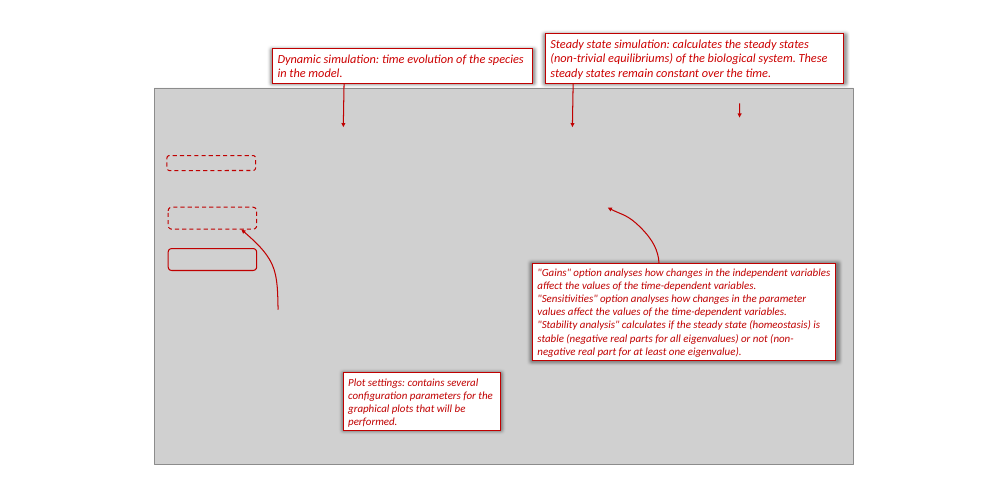
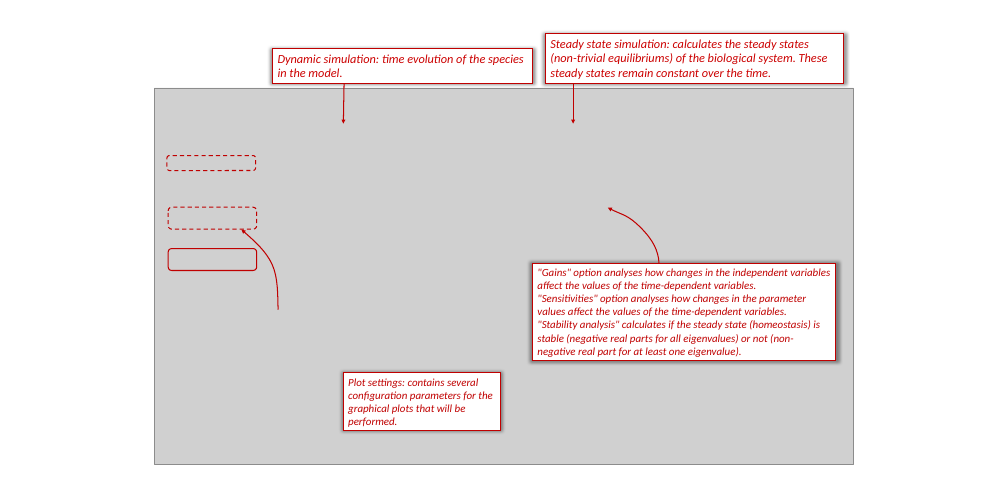
Before and after one commit to JordiBart/easymodel, a slide deck: slide 5 of Tutorial/EasyModel_Tutorial.pptx. Drawn at 1008x504 pixels with LibreOffice and Linux fonts; fonts in the diff are those of the drawing; grey boxes stand for pictures. Boxes give left, top, right and bottom in pixels: in the first picture for what was removed or moved away, otherwise in the second. Text is boxed around its words. In the diff, an @@ line names an element or a change of style, - is before the commit and + after.

```diff
--- a/Tutorial/EasyModel_Tutorial.pptx
+++ b/Tutorial/EasyModel_Tutorial.pptx
@@ arrow moved from (343, 127) - (344, 83) to (343, 124) - (344, 83) @@
@@ arrow moved from (573, 127) - (573, 83) to (573, 124) - (573, 83) @@
@@ arrow removed from (740, 103) to (740, 118) @@
```
Also in this commit, not shown: 3 other slides changed, 33 other files.
